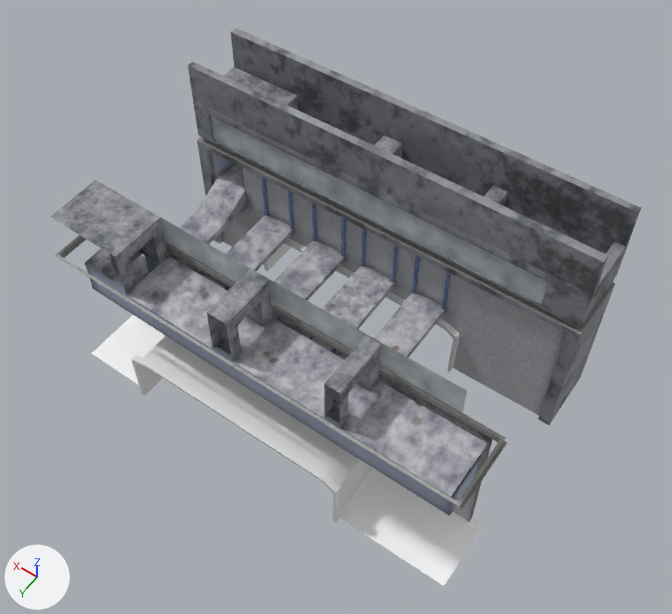
The FBX model Assets/Models/Building10.fbx: old version first, new version second.
Rendered twice from a 50 mm lens placed at (-27.3, 36.9, 61.6), pointed at (-1.3, 0.6, 4.5). The lights are fixed; the arrows at lower left show +X, +Y and +Z. The picture after the commit comes second. Where no turn or scale is listed for an object, it has been applied to the vertices.

In view in the first picture: 'BuildingRoot', 'Frame', 'Walls' and 8 more.
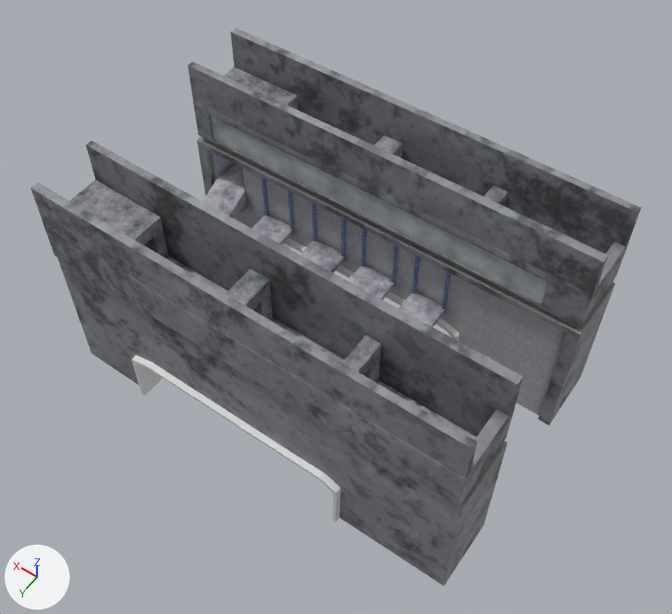
Changed parts and their boxes [x1, y1, x2, y2] in the pictures (672 x 614 px):
'Walls', reshaped (35% wider, 40% taller): before [188, 28, 641, 425]; after [31, 28, 641, 586]
part 1 of me_cube_021, added: after [58, 258, 507, 586]
part 2 of me_cube_021, added: after [31, 141, 523, 506]

The edits, one by one:
me_cube_021 is used by ob_walls; location (-0.02, -0.05, 0.0).
me_cube_021 had 1564 vertices, 1376 faces and spanned x -18.5..17.4, y -11.6..-5.2, z -4.9..15.5.
me_cube_021 now has 3128 vertices, 2752 faces and spans x -18.6..17.4, y -11.6..11.5, z -4.9..15.5.
me_cube_021 part 1: the loose piece of 534 vertices spanning x -18.5..17.4, y -11.3..-5.2, z -4.9..8.3 is copied, and the copy is multiplied about the mesh origin by the matrix ((1.0, 0.009, 0.0), (0.009, -1.0, 0.0), (0.0, 0.0, 1.0)); it spans x -18.6..17.3, y 5.3..11.2, z -4.9..8.3.
me_cube_021 part 2: the loose piece of 1030 vertices spanning x -18.4..17.3, y -11.6..-5.2, z 7.7..15.5 is copied, and the copy is multiplied about the mesh origin by the matrix ((1.0, 0.009, 0.0), (0.009, -1.0, 0.0), (0.0, 0.0, 1.0)); it spans x -18.4..17.2, y 5.4..11.5, z 7.7..15.5.
